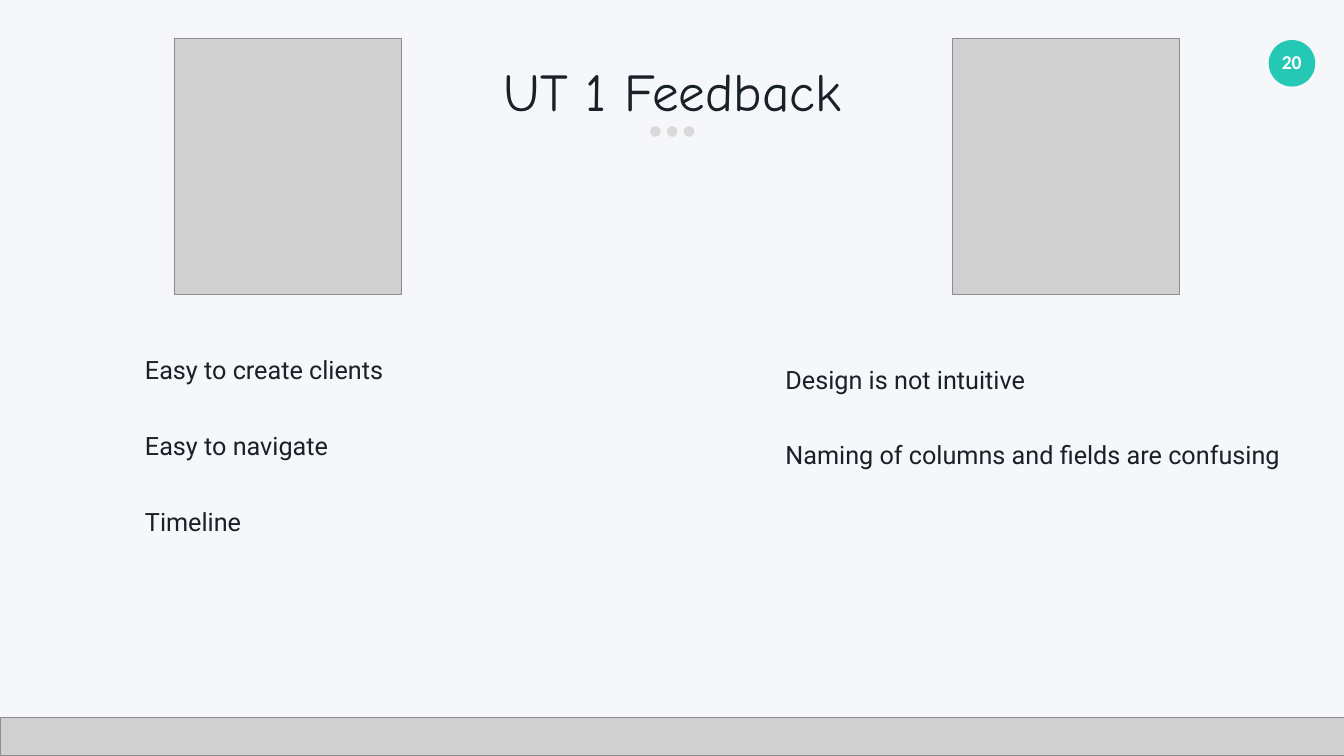
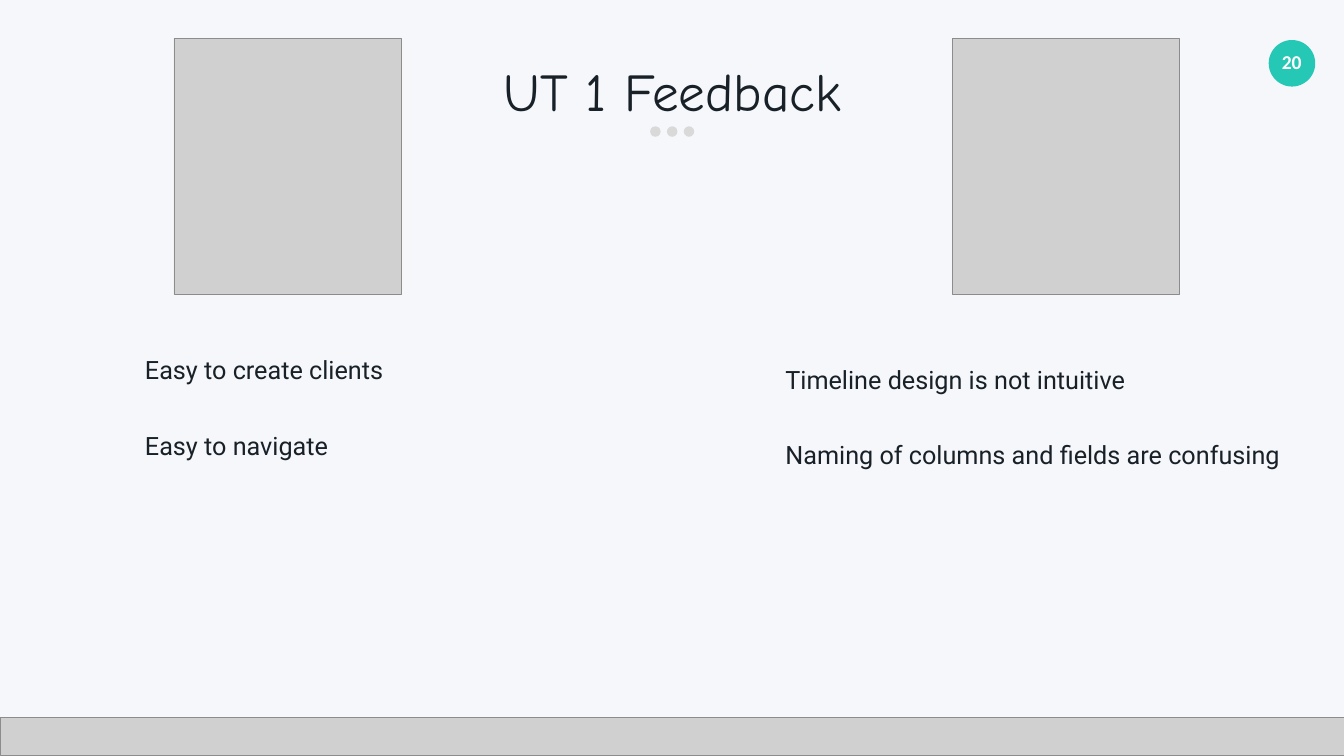
Before and after one commit to seankwok/Ulink, a slide deck: slide 20 of Documentation/Deliverables/Deliverables/Acceptance Slides (3 Nov 11PM) .pptx. Drawn at 1344x756 pixels with LibreOffice and Linux fonts; fonts in the diff are those of the drawing; grey boxes stand for pictures. Boxes give left, top, right and bottom in pixels: in the first picture for what was removed or moved away, otherwise in the second. Text is boxed around its words. In the diff, an @@ line names an element or a change of style, - is before the commit and + after.

```diff
--- a/Documentation/Deliverables/Deliverables/Acceptance Slides (3 Nov 11PM) .pptx
+++ b/Documentation/Deliverables/Deliverables/Acceptance Slides (3 Nov 11PM) .pptx
@@ text at [785, 370, 1125, 395]: text changed @@
-  Design is not intuitive
+  Timeline design is not intuitive
@@ text at [145, 512, 241, 532]: paragraph removed @@
-  Timeline
```
Also in this commit, not shown: 2 other slides changed, 2 other files.
